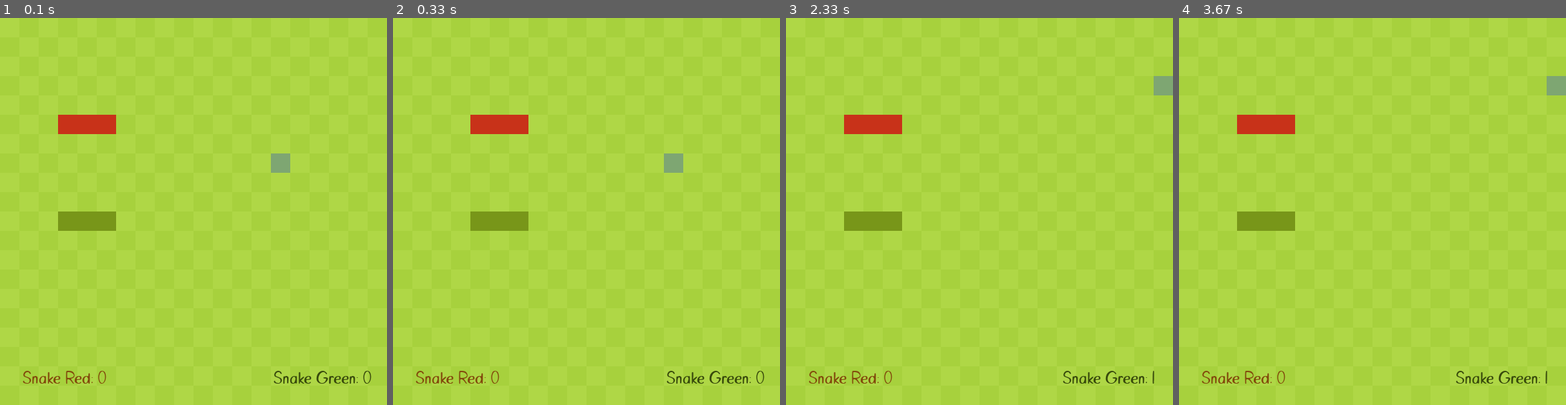
Above: before the commit, frames 1-4 (left to right).
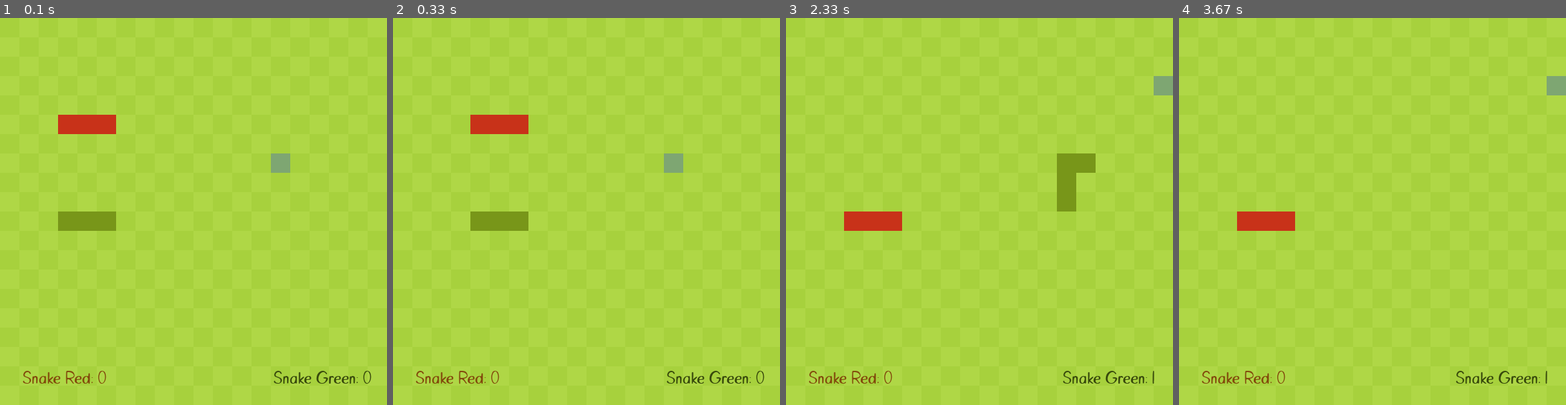
Above: after the commit, the same moments.

Repository: paelsam/snake-pygame
Game: pygame game, started from game.py
Same seed, same stepped clock (60 frames per second), same inputs: the game is played once before the commit and once after it.
Inputs:
- Up to frame 1 (0.1 s): no input
- Up to frame 2 (0.33 s): no input
- Up to frame 3 (2.33 s): tap W at 0.33 s; tap A at 0.67 s; hold Up 1.5-1.97 s; hold Right from 2 s (still down)
- Up to frame 4 (3.67 s): release Right at 2.47 s; hold Left 2.5-3.03 s

The runs differ from the first frame. In frame 3, 2.5% of the frame differs, in the area x 15-80%, y 25-55%; in frame 4, 1.5%.

Commit message:
Resolviendo Errores para así implementar cosas XD

Diff:
--- a/game.py
+++ b/game.py
@@ -12,6 +12,7 @@
         self.color = (120, 150, 25)
         self.score = len(self.body) - 3
         self.crunch_sound = pygame.mixer.Sound('sounds/sound_crunch.wav')
+        self.is_alive = True
 
     def draw_snake(self):
         for block in self.body:
@@ -32,6 +33,10 @@
 
     def play_crunch_sound(self):
         self.crunch_sound.play()
+
+    def reset(self):
+            self.body =  [Vector2(5, 10), Vector2(4, 10), Vector2(3, 10)]
+            self.direction = Vector2(0, 0)
 
 
 class Fruit:
@@ -125,34 +130,28 @@
         for snake in self.snakes:
             # Check if snake is outside the screen
             if not 0 <= snake.body[0].x < CELL_NUMBER or not 0 <= snake.body[0].y < CELL_NUMBER:
+                snake.is_alive = False
                 self.game_over()
             # Check if snake is touching itself
             for block in snake.body[1:]:
                 if block == snake.body[0]:
+                    snake.is_alive = False
                     self.game_over()
 
 
     def game_over(self):
-            self.snakes[0].body =  [Vector2(5, 10), Vector2(4, 10), Vector2(3, 10)]
-            self.snakes[0].direction = Vector2(0, 0)
-            if len(self.snakes) == 2:
-                self.snakes[1].body = [Vector2(5, 5), Vector2(4, 5), Vector2(3, 5)]
-                self.snakes[1].direction = Vector2(0, 0)
+        for snake in self.snakes:
+            if snake.is_alive == False:
+                snake.reset()
 
 
     def draw_grass(self):
         grass_color = (167, 209, 61)
-        for row in range(CELL_NUMBER):
-            if row % 2:
-                for col in range(CELL_NUMBER):
-                    if col % 2 == 0:
-                        grass_rect = pygame.Rect(col * CELL_SIZE , row * CELL_SIZE, CELL_SIZE, CELL_SIZE)
-                        pygame.draw.rect(screen, grass_color, grass_rect)
-            else:
-                for col in range(CELL_NUMBER):
-                    if col % 2 != 0:
-                        grass_rect = pygame.Rect(col * CELL_SIZE , row * CELL_SIZE, CELL_SIZE, CELL_SIZE)
-                        pygame.draw.rect(screen, grass_color, grass_rect)
+        for i in range(CELL_NUMBER):
+            for j in range(CELL_NUMBER):
+                if (i+j)%2 == 0:
+                    grass_rect = pygame.Rect(i*CELL_SIZE,j*CELL_SIZE,CELL_SIZE,CELL_SIZE)
+                    pygame.draw.rect(screen, grass_color, grass_rect)
 
     def draw_score(self):
             score_surface = game_font.render(f"Snake Green: {str(self.snakes[0].score)}", True, (56,74,12))
@@ -202,8 +201,8 @@
             pygame.quit()
             exit()
         if event.type == SCREEN_UPDATE:
+            pygame.time.set_timer(SCREEN_UPDATE, MS_UPDATE)
             main.update()
-            pygame.time.set_timer(SCREEN_UPDATE, MS_UPDATE)
         if event.type == pygame.KEYDOWN:
             # Events and conditiosn for avoid that the snake move to reverse
             main.inputs()
